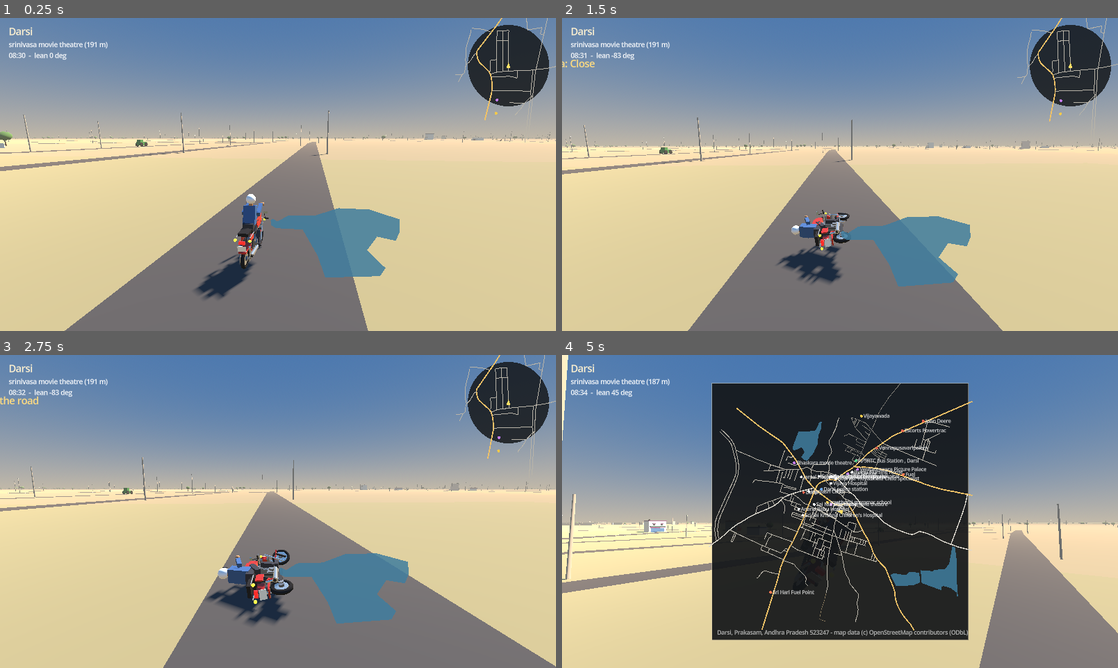
Above: before the commit, frames 1-4 (two rows, left to right).
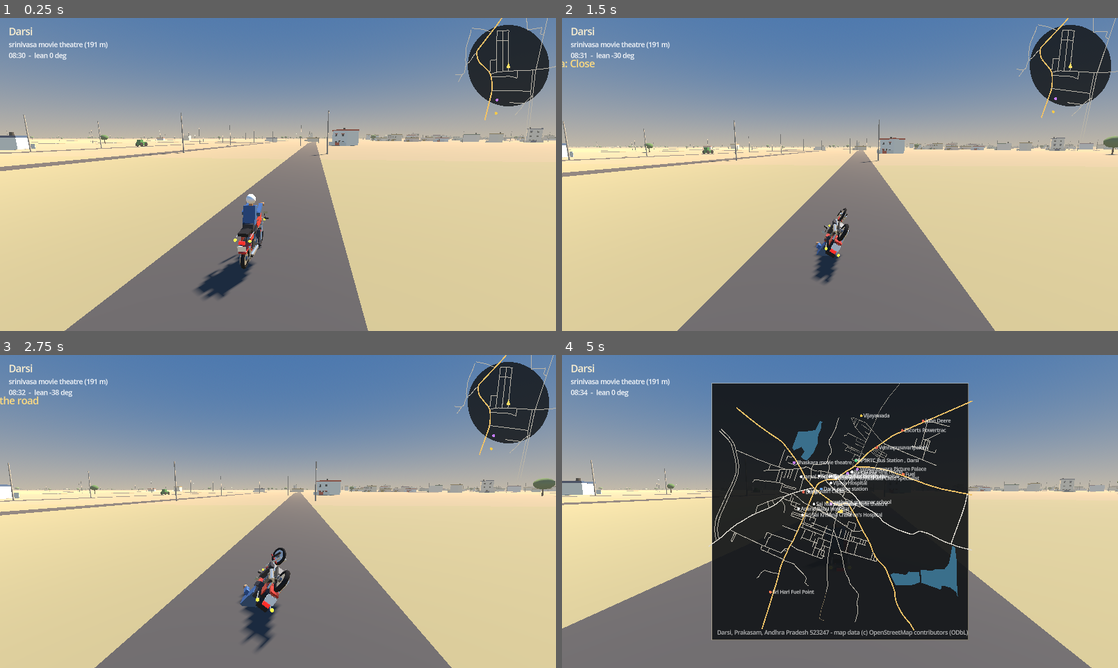
Above: after the commit, the same moments.

Repository: Shasank-Bommineni/Darsi
Game: Godot game, scene res://scenes/main.tscn
The game is run twice, just before and just after one commit, with the same random seed, the same clock (stepped at 60 frames per second) and the same inputs.
Inputs:
- Up to frame 1 (0.25 s): no input
- Up to frame 2 (1.5 s): tap R at 0.5 s; hold D (steer_right) 0.53-1.28 s; hold E (interact) 0.53-1.28 s; hold S (brake) from 1.28 s (still down); tap C (toggle_camera) at 1.35 s
- Up to frame 3 (2.75 s): release S (brake) at 2.03 s; hold D (steer_right) from 2.03 s (still down); tap R at 2.1 s
- Up to frame 4 (5 s): release D (steer_right) at 2.78 s; hold W (accelerate) 2.78-3.53 s; tap F at 2.85 s; tap R at 3.5 s; hold A (steer_left) from 3.53 s (still down); tap H at 3.6 s; tap M (toggle_map) at 4.15 s; tap L at 4.35 s

The runs differ from the first frame. In frame 1, 4.2% of the frame differs, in the area x 0-100%, y 34-83%; in frame 2, 9.4%; in frame 3, 15%; in frame 4, 38%, in the area x 0-100%, y 0-100%.

Commit message:
fix: stabilise the suspension solver, speed up plot occupancy, guard minimap polygons
Co-authored-by: arena-agent <297053741+arena-agent@users.noreply.github.com>

Diff:
--- a/scripts/minimap.gd
+++ b/scripts/minimap.gd
@@ -111,8 +111,14 @@
 			while i + 1 < flat.size():
 				ring.append(to_screen.call(Vector2(float(flat[i]), float(flat[i + 1]))))
 				i += 2
+			# Degenerate rings (fully off-screen, or collapsed by the scale) make the
+			# canvas triangulator fail, so only draw rings that still have real area.
 			if ring.size() >= 3:
-				draw_colored_polygon(ring, Color(0.25, 0.49, 0.62, 0.85))
+				var bounds := Rect2(ring[0], Vector2.ZERO)
+				for q in ring:
+					bounds = bounds.expand(q)
+				if bounds.size.x > 3.0 and bounds.size.y > 3.0 and (bounds.position - centre).length() < radius * 3.0:
+					draw_colored_polygon(ring, Color(0.25, 0.49, 0.62, 0.85))
 
 	for landmark in landmarks:
 		var p: Vector2 = to_screen.call(Vector2(landmark.position.x, -landmark.position.z))
--- a/scripts/motorcycle.gd
+++ b/scripts/motorcycle.gd
@@ -45,6 +45,10 @@
 const AIR_DENSITY := 1.18
 const ROLLING_RESISTANCE := 0.018
 
+const MAX_SUSPENSION_FORCE := 9000.0     # N per wheel, ~4x static load
+const MAX_TYRE_FORCE := 4500.0           # N, the contact patch cannot do more than this
+const MAX_SPEED := 60.0                  # m/s hard ceiling (216 km/h), a safety net
+const MAX_SPIN := 9.0                    # rad/s hard ceiling on body rotation
 const MAX_STEER_ANGLE := deg_to_rad(32.0)
 const MAX_LEAN := deg_to_rad(42.0)
 
@@ -276,9 +280,11 @@
 		var distance: float = origin.distance_to(hit.position)
 		var compression: float = clampf((SUSPENSION_REST + WHEEL_RADIUS) - distance, -SUSPENSION_TRAVEL, SUSPENSION_TRAVEL)
 		var point_velocity: Vector3 = state.get_velocity_at_local_position(origin - state.transform.origin)
-		var vertical_velocity: float = point_velocity.dot(up)
+		# The damper term has to be clamped: an unbounded damper fed by the contact-point
+		# velocity of a spinning body is a positive feedback loop that explodes the solver.
+		var vertical_velocity: float = clampf(point_velocity.dot(up), -6.0, 6.0)
 		var spring_force: float = float(axle.spring) * compression - float(axle.damp) * vertical_velocity
-		spring_force = maxf(0.0, spring_force)
+		spring_force = clampf(spring_force, 0.0, MAX_SUSPENSION_FORCE)
 		var load := spring_force
 
 		var contact_point: Vector3 = hit.position
@@ -298,14 +304,14 @@
 		})
 
 	# ----- engine, gearbox, drive force
-	var wheel_rpm := abs_speed / (TAU * WHEEL_RADIUS) * 60.0
-	var ratio: float = GEAR_RATIOS[gear] * PRIMARY_RATIO * FINAL_DRIVE / 3.35
-	engine_rpm = clampf(maxf(wheel_rpm * ratio * 1.9, IDLE_RPM), IDLE_RPM, REDLINE_RPM)
+	var wheel_rev_per_s := abs_speed / (TAU * WHEEL_RADIUS)
+	var ratio: float = GEAR_RATIOS[gear] * FINAL_DRIVE
+	engine_rpm = clampf(maxf(wheel_rev_per_s * 60.0 * ratio, IDLE_RPM), IDLE_RPM, REDLINE_RPM)
 
 	var drive_force := 0.0
 	if engine_running and fuel > 0.0 and throttle > 0.01 and gear > 0:
 		var torque := _engine_torque(engine_rpm) * float(settings.power)
-		var wheel_torque: float = torque * GEAR_RATIOS[gear] * PRIMARY_RATIO * FINAL_DRIVE / 3.35 * 0.92
+		var wheel_torque: float = torque * GEAR_RATIOS[gear] * FINAL_DRIVE * 0.92
 		drive_force = wheel_torque / WHEEL_RADIUS * throttle
 		# Clutch slip off the line so first gear does not launch the bike like a rocket.
 		if abs_speed < 2.0:
@@ -346,7 +352,7 @@
 
 		var lateral_velocity := patch_velocity.dot(wheel_right)
 		var mu: float = 1.05 * grip_scale
-		var max_friction: float = mu * load
+		var max_friction: float = minf(mu * load, MAX_TYRE_FORCE)
 
 		# Lateral force: linear in slip, saturating at the friction limit.
 		var lateral_force := clampf(-lateral_velocity * 420.0, -max_friction, max_friction)
@@ -376,7 +382,7 @@
 		var current_lean := asin(clampf(up.dot(forward.cross(Vector3.UP).normalized()), -1.0, 1.0))
 		var roll_rate := state.angular_velocity.dot(forward)
 		var assist: float = float(settings.assist)
-		var balance_torque := (_lean_target - current_lean) * 5200.0 * assist - roll_rate * 1500.0 * assist
+		var balance_torque := clampf((_lean_target - current_lean) * 5200.0 * assist - roll_rate * 1500.0 * assist, -9000.0, 9000.0)
 		# A stopped bike is held up by the rider's feet.
 		if abs_speed < 1.5:
 			balance_torque += -current_lean * 4200.0 - roll_rate * 1800.0
@@ -385,12 +391,18 @@
 		# Damp any yaw that is not matched by the steering input - stops tank-slappers.
 		var yaw_rate := state.angular_velocity.dot(up)
 		var desired_yaw := speed * tan(_steer_angle) / WHEELBASE
-		state.apply_torque(up * ((desired_yaw - yaw_rate) * 900.0 * assist))
+		state.apply_torque(up * clampf((desired_yaw - yaw_rate) * 900.0 * assist, -4000.0, 4000.0))
 
 		# Keep the pitch sensible (no endless wheelies/stoppies).
 		var pitch_rate := state.angular_velocity.dot(right)
 		var pitch := asin(clampf(forward.dot(Vector3.UP), -1.0, 1.0))
-		state.apply_torque(right * (-pitch * 3000.0 - pitch_rate * 1200.0))
+		state.apply_torque(right * clampf(-pitch * 3000.0 - pitch_rate * 1200.0, -6000.0, 6000.0))
+
+	# Safety net: keep the solver inside sane bounds no matter what the player hits.
+	if state.linear_velocity.length() > MAX_SPEED:
+		state.linear_velocity = state.linear_velocity.normalized() * MAX_SPEED
+	if state.angular_velocity.length() > MAX_SPIN:
+		state.angular_velocity = state.angular_velocity.normalized() * MAX_SPIN
 
 	odometer_m += absf(speed) * delta
 
--- a/scripts/world_builder.gd
+++ b/scripts/world_builder.gd
@@ -27,7 +27,12 @@
 var landmarks: Array[Dictionary] = []
 var road_graph: Array[Dictionary] = []      # drivable polylines in world space, for traffic + spawn
 var _materials: Dictionary = {}
-var _occupied: Array[Rect2] = []            # 2D footprints already used (buildings, water, roads)
+## Coarse occupancy grid (CELL metre cells) so plot placement is O(1) per candidate
+## instead of testing thousands of rectangles. Two layers: hard blockers (buildings,
+## water) and road corridors.
+const CELL := 4.0
+var _blocked: Dictionary = {}               # cell key -> true, buildings/water/plots
+var _road_cells: Dictionary = {}            # cell key -> true, carriageway + 1 m
 var _stats: Dictionary = {}
 
 # ------------------------------------------------------------------ palettes
@@ -254,7 +259,7 @@
 			surface.set_meta("osm_id", road.osm_id)
 			surface.set_meta("name", road.name)
 			parent.add_child(surface)
-		_occupy_polyline(points, width * 0.5 + 1.0)
+		_occupy_polyline(points, width * 0.5 + 1.2)
 
 		# Lane markings on the classified network only, exactly like the real roads here.
 		if road_class in ["highway", "arterial"]:
@@ -377,13 +382,13 @@
 				var position: Vector2 = sample.position
 				var tangent: Vector2 = sample.tangent
 				var normal: Vector2 = Vector2(-tangent.y, tangent.x) * side
-				var setback := rng.randf_range(2.5, 5.5)
+				var setback := rng.randf_range(5.0, 8.0)
 				var depth := rng.randf_range(7.0, 13.0)
 				var centre: Vector2 = position + normal * (half_width + setback + depth * 0.5)
 				if abs(centre.x) > half_x - 20.0 or abs(centre.y) > half_y - 20.0:
 					travelled += frontage
 					continue
-				var footprint := Rect2(centre - Vector2(frontage, depth) * 0.5, Vector2(frontage, depth)).grow(1.5)
+				var footprint := Rect2(centre - Vector2(frontage, depth) * 0.5, Vector2(frontage, depth)).grow(0.8)
 				if _is_occupied(footprint):
 					travelled += frontage + 1.0
 					continue
@@ -400,7 +405,7 @@
 				node.name = "Infill_%d" % built
 				node.set_meta("procedural_infill", true)
 				parent.add_child(node)
-				_occupied.append(footprint)
+				_mark_rect(_blocked, footprint)
 				built += 1
 				travelled += frontage + rng.randf_range(0.6, 4.0)
 	return built
@@ -1018,26 +1023,60 @@
 	return {"position": points[last], "tangent": tangent.normalized()}
 
 
+static func _cell_key(x: float, y: float) -> int:
+	# Pack a 4 m cell into a single int so the Dictionary lookup stays cheap.
+	return int(floor(x / CELL)) * 100000 + int(floor(y / CELL))
+
+
+func _mark_rect(target: Dictionary, rect: Rect2) -> void:
+	var x := rect.position.x
+	while x <= rect.end.x + CELL:
+		var y := rect.position.y
+		while y <= rect.end.y + CELL:
+			target[_cell_key(x, y)] = true
+			y += CELL
+		x += CELL
+
+
+func _rect_hits(target: Dictionary, rect: Rect2) -> bool:
+	var x := rect.position.x
+	while x <= rect.end.x + CELL:
+		var y := rect.position.y
+		while y <= rect.end.y + CELL:
+			if target.has(_cell_key(x, y)):
+				return true
+			y += CELL
+		x += CELL
+	return false
+
+
 func _occupy(points: PackedVector2Array, margin: float) -> void:
 	if points.is_empty():
 		return
 	var rect := Rect2(points[0], Vector2.ZERO)
 	for p in points:
 		rect = rect.expand(p)
-	_occupied.append(rect.grow(margin))
-
-
+	_mark_rect(_blocked, rect.grow(margin))
+
+
+## Stamps the carriageway itself (not its bounding box) into the road layer.
 func _occupy_polyline(points: PackedVector2Array, margin: float) -> void:
 	for i in range(1, points.size()):
-		var rect := Rect2(points[i - 1], Vector2.ZERO).expand(points[i])
-		_occupied.append(rect.grow(margin))
+		var a := points[i - 1]
+		var b := points[i]
+		var length := a.distance_to(b)
+		var steps := int(ceil(length / (CELL * 0.5))) + 1
+		for step in range(steps + 1):
+			var p := a.lerp(b, float(step) / float(steps))
+			_mark_rect(_road_cells, Rect2(p - Vector2(margin, margin), Vector2(margin, margin) * 2.0))
 
 
 func _is_occupied(rect: Rect2) -> bool:
-	for other in _occupied:
-		if other.intersects(rect):
-			return true
-	return false
+	return _rect_hits(_blocked, rect) or _rect_hits(_road_cells, rect)
+
+
+func _is_blocked(rect: Rect2) -> bool:
+	return _rect_hits(_blocked, rect)
 
 
 ## Nearest point on the drivable network - used to place the player and traffic on tarmac.
Not shown, changed: .github/workflows/godot.yml
